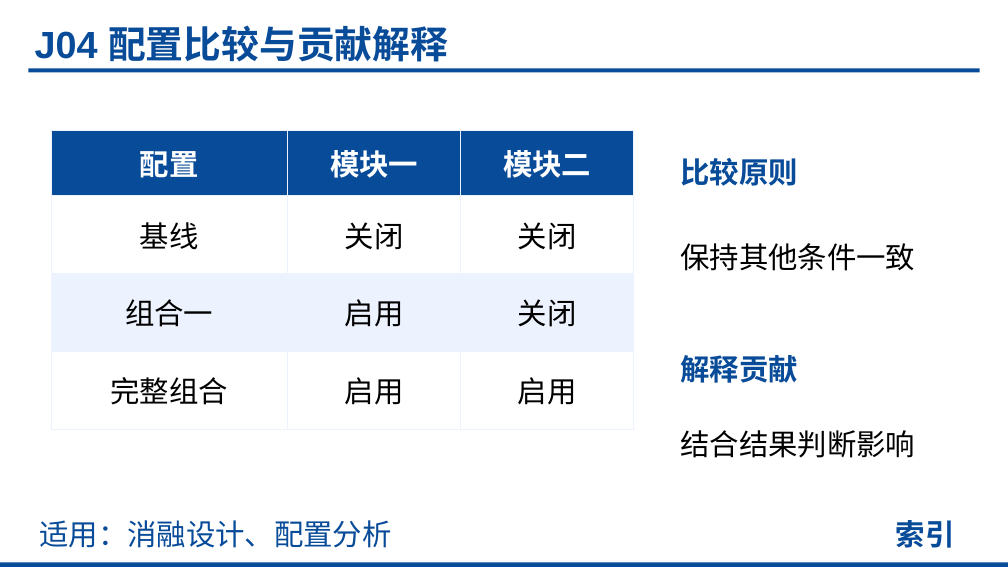
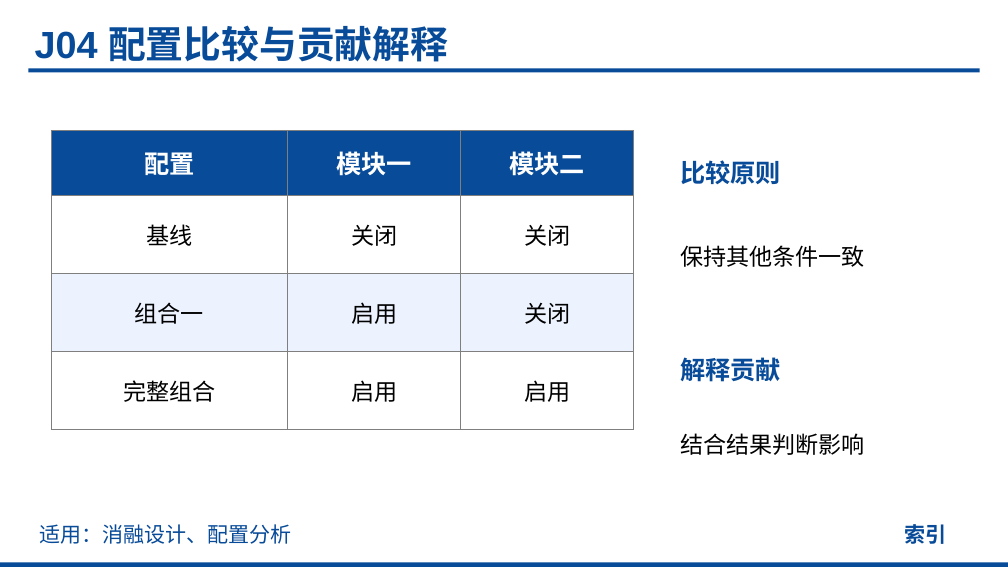
Before and after one commit to realihang/academic-ppt-skill, a slide deck: slide 96 of assets/element-reference.pptx. Drawn at 1008x567 pixels with LibreOffice and Linux fonts; fonts in the diff are those of the drawing. Boxes give left, top, right and bottom in pixels: in the first picture for what was removed or moved away, otherwise in the second. Text is boxed around its words. In the diff, an @@ line names an element or a change of style, - is before the commit and + after.

Commit message:
Refine Academic PPT typography, borders and reference resources

```diff
--- a/assets/element-reference.pptx
+++ b/assets/element-reference.pptx
@@ table at [51, 131, 634, 430] @@
@@ size 28 to 24 pt in "配置", "模块一", "模块二" @@
@@ size 28 to 22 pt in "基线", "关闭", "关闭", "组合一" and 5 more places @@
@@ borders changed @@
@@ text "比较原则" at [680, 160, 781, 185]: size 28 to 24 pt @@
@@ text "保持其他条件一致" at [680, 245, 864, 267]: size 28 to 22 pt @@
@@ text "解释贡献" at [680, 357, 781, 382]: size 28 to 24 pt @@
@@ text "结合结果判断影响" at [680, 433, 864, 455]: size 28 to 22 pt @@
@@ text "适用：消融设计、配置分析" at [39, 524, 291, 544]: size 28 to 20 pt @@
@@ text "索引" at [904, 524, 946, 544]: size 28 to 20 pt @@
```
Also in this commit, not shown: 111 other slides changed, 12 other files.
